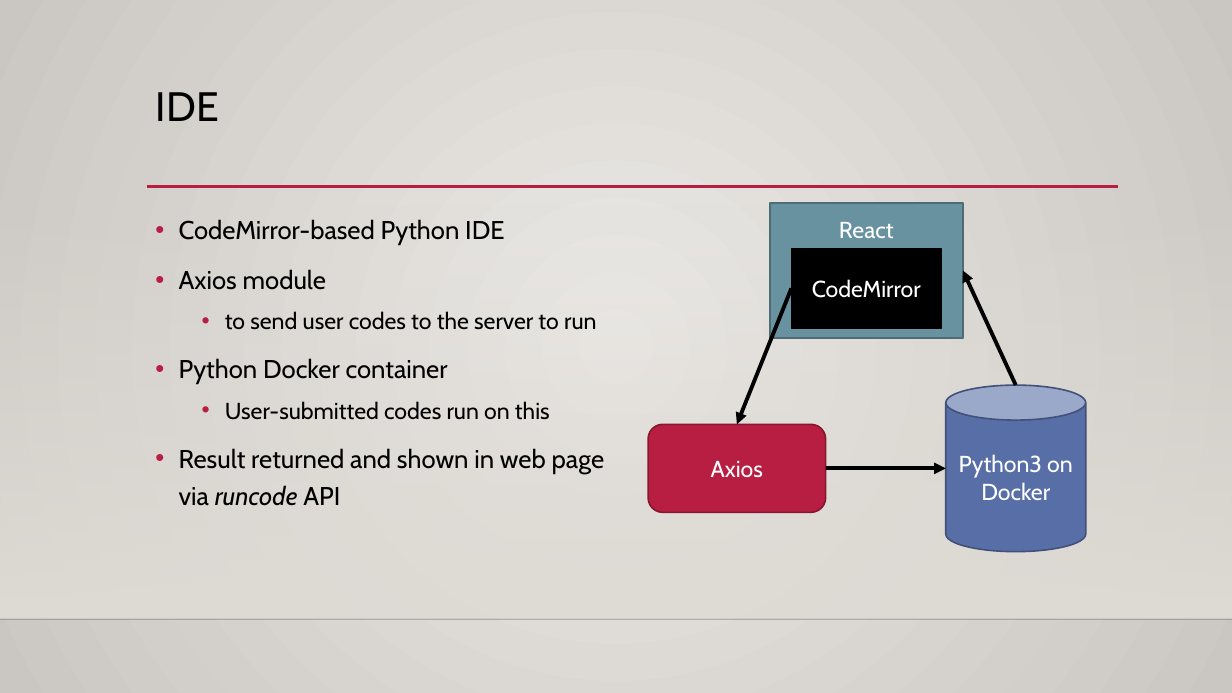
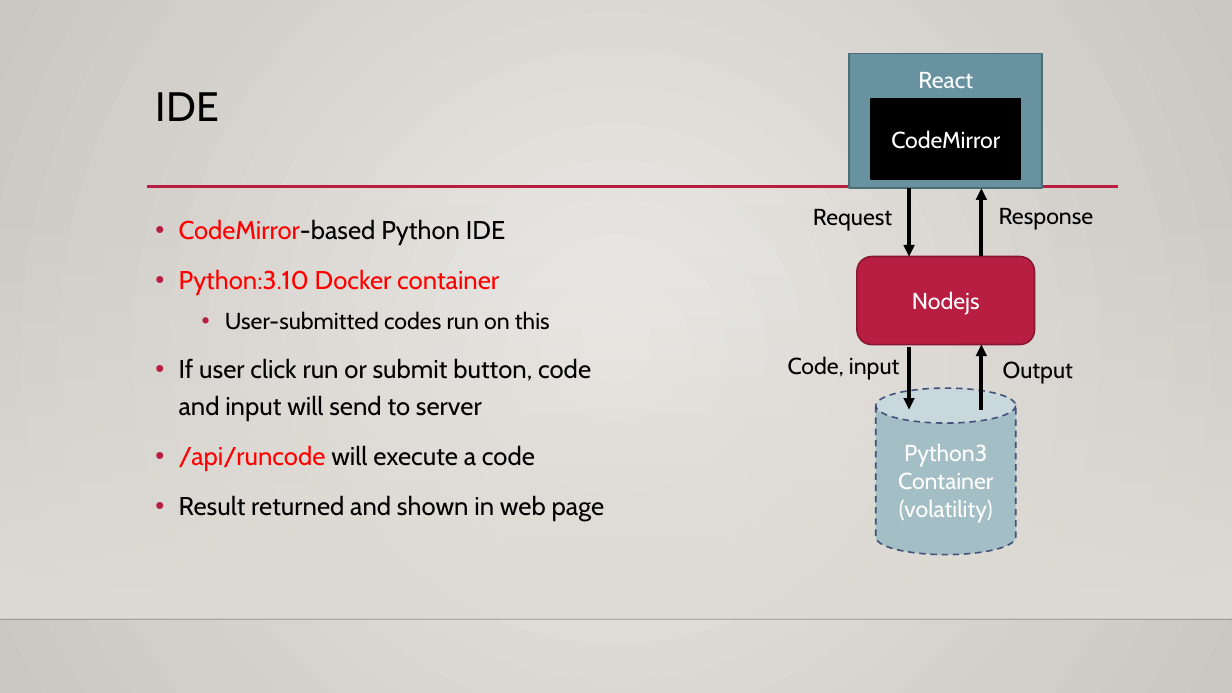
Before and after one commit to skkuse/2022spring_41class_team6, a slide deck: slide 7 of doc/Online Learning System.pptx. Drawn at 1232x693 pixels with LibreOffice and Linux fonts; fonts in the diff are those of the drawing; background and template pictures are left out. Boxes give left, top, right and bottom in pixels: in the first picture for what was removed or moved away, otherwise in the second. Text is boxed around its words. In the diff, an @@ line names an element or a change of style, - is before the commit and + after.

```diff
--- a/doc/Online Learning System.pptx
+++ b/doc/Online Learning System.pptx
@@ rectangle "React": place and size @@
-rectangle "React" at (770, 203, 963, 338)
+rectangle "React" at (849, 54, 1043, 189)
@@ rectangle "CodeMirror": place and size @@
-rectangle "CodeMirror" at (791, 249, 941, 329)
+rectangle "CodeMirror" at (871, 99, 1020, 179)
@@ text added at (813, 209, 892, 231), 18 pt, text #000000 @@
+Request
@@ arrow added from (909, 189) to (909, 257), #000000 3 pt @@
@@ arrow added from (982, 257) to (982, 189), #000000 3 pt @@
@@ text added at (999, 208, 1094, 230), 18 pt, text #000000 @@
+Response
@@ text at (179, 219, 505, 245): text colour #000000 to #FF0000 in "CodeMirror-based" @@
@@ text at (179, 269, 499, 295): text changed; text colour #000000 to #FF0000 @@
-• Axios module
-  • to send user codes to the server to run
-• Python Docker container
+• Python:3.10 Docker container
@@ rounded rectangle added at (857, 257, 1034, 345), fill #B71E42, outline #871631 1.25 pt, 18 pt, text #FFFFFF @@
+Nodejs
@@ text at (179, 358, 605, 521): text changed @@
-• Result returned and shown in web page via runcode API
+• If user click run or submit button, code and input will send to server
+• /api/runcode will execute a code
+• Result returned and shown in web page
@@ text added at (788, 356, 900, 380), 18 pt, text #000000 @@
+Code, input
@@ arrow moved from (791, 288) - (738, 424) to (909, 347) - (909, 409) @@
@@ arrow moved from (1016, 385) - (963, 271) to (982, 409) - (982, 345) @@
@@ cylinder "Python3": place and size @@
-cylinder "Python3" at (946, 385, 1086, 552)
+cylinder "Python3" at (876, 388, 1016, 555)
@@ cylinder "Python3" at (876, 388, 1016, 555): fill #586EA6 to #A4BEC6; outline #41517B 1.25 pt to #41517B 1.25 pt dashed @@
@@ text added at (1003, 361, 1073, 384), 18 pt, text #000000 @@
+Output
@@ rounded rectangle removed at (648, 424, 825, 512) @@
-Axios
@@ text in cylinder at (898, 444, 993, 523): text changed @@
-Python3 on Docker
+Python3
+Container
+(volatility)
@@ arrow removed from (826, 469) to (946, 469) @@
```
Also in this commit, not shown: 6 other slides changed, 2 slides added.
